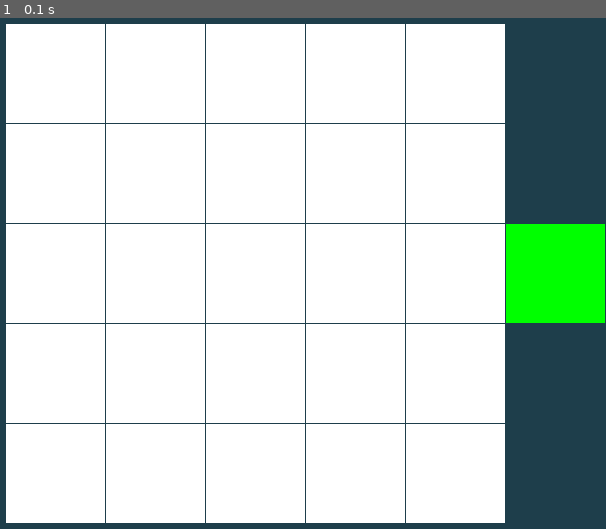
Above: before the commit, frame 1.
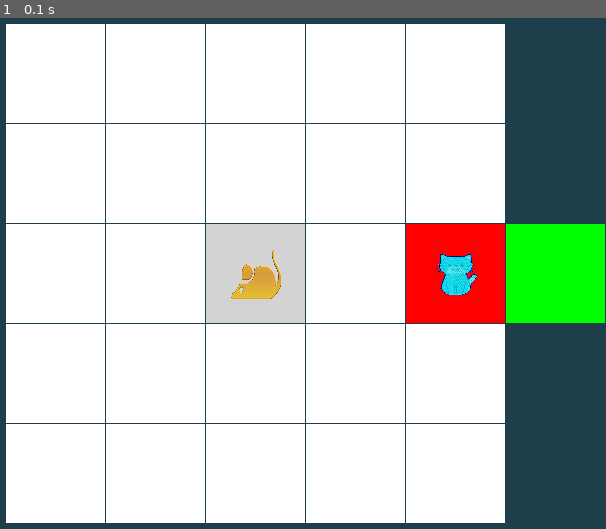
Above: after the commit, the same moment.

Repository: yomna1267/Final-project_2D-game
Game: pygame game, started from Project_pygame_team5.py
Same seed, same stepped clock (60 frames per second), same inputs: the game is played once before the commit and once after it.
Inputs:
- Up to frame 1 (0.1 s): no input

The runs differ from the first frame. In frame 1, 6.3% of the frame differs, in the area x 33-84%, y 40-60%.

Commit message:
Version 2

Diff:
--- a/Final-project.py
+++ /dev/null
@@ -1,47 +0,0 @@
-import pygame
-import random
-import time
-pygame.display.init()
-
-# Variables
-window = pygame.display.set_mode((700, 700))
-blue = (30, 62, 75)
-white = (255, 255, 255)
-green = (0, 255, 0)
-window.fill(blue)
-pygame.draw.rect(window, blue, (0, 0, 100, 100))
-pygame.display.set_caption("Welcome to our first game")
-m = pygame.image.load("mouse.png")
-mouse = pygame.transform.scale(m, (50, 50))
-
-# mouse position
-list_x_mouse = [100, 200, 300, 400, 500]
-list_y_mouse = [100, 200, 300, 400, 500]
-x_mouse = random.choice(list_x_mouse)
-y_mouse = random.choice(list_y_mouse)
-while True:
-    if x_mouse != x_cat and y_mouse != y_cat:
-        break
-    else:
-        x_mouse = random.choice(list_x_mouse)
-        y_mouse = random.choice(list_y_mouse)
-
-# Start Game
-while True:
-    time.sleep(1)
-    for event in pygame.event.get():
-        if event.type == pygame.QUIT:
-            pygame.quit()
-            exit()
-
-    y = 100
-    for repeat in range(5):
-        for x in range(100,600,100):
-                pygame.draw.rect(window, white, [x, y, 99, 99])
-                pygame.display.update()
-        y += 100
-        if x > 600:
-            break
-    pygame.draw.rect(window, green, [600, 300, 99, 99])
-    window.blit(mouse, (x_mouse+25, y_mouse+25))
-    pygame.display.update()
--- a/Project_pygame_team5.py
+++ b/Project_pygame_team5.py
@@ -1,29 +1,63 @@
 import pygame
+import random
+import time
 pygame.display.init()
 
 # Variables
-window = pygame.display.set_mode((700,700))
+window = pygame.display.set_mode((700, 700))
+   #Colours
 blue = (30, 62, 75)
-white = (255,255,255)
+white = (255, 255, 255)
 green = (0, 255, 0)
+red = (255, 0, 0)
+grey = (211, 211, 211)
 window.fill(blue)
 pygame.draw.rect(window, blue, (0, 0, 100, 100))
 pygame.display.update()
+pygame.display.set_caption("Welcome to our first game")
+
+#Load Mouse
+m = pygame.image.load("mouse.png")
+mouse = pygame.transform.scale(m, (50, 50))
+
+# Position Mouse
+list_x_mouse = [100, 200, 300, 400, 500]
+list_y_mouse = [100, 200, 300, 400, 500]
+x_mouse = random.choice(list_x_mouse)
+y_mouse = random.choice(list_y_mouse)
+
+#Load Cat
+cat_img = pygame.image.load("cat.png")
+cat = pygame.transform.scale(cat_img, (50,50))
+
+#Position Cat
+list_x_cat = [100, 200, 300, 400, 500]
+list_y_cat = [100, 200, 300, 400, 500]
+x_cat = random.choice(list_x_cat)
+y_cat = random.choice(list_y_cat)
+
 
 # Start Game
 while True:
+    #Exit
     for event in pygame.event.get():
         if event.type == pygame.QUIT:
             pygame.quit()
             exit()
-
+    #Draw rect
     y = 100
     for repeat in range(5):
-        for x in range(100,600,100):
-                pygame.draw.rect(window,white,[x,y,99,99])
-                pygame.display.update()
+        for x in range(100, 600, 100):
+            pygame.draw.rect(window, white, [x, y, 99, 99])
+            pygame.display.update()
         y += 100
-        if x > 600:
-            break
     pygame.draw.rect(window, green, [600, 300, 99, 99])
     pygame.display.update()
+    # Draw Cat rect
+    pygame.draw.rect(window, red, [x_cat, y_cat, 99, 99])
+    window.blit(cat, (x_cat + 25,y_cat + 25))
+    #Draw Mouse
+    pygame.draw.rect(window, grey, [x_mouse, y_mouse, 99, 99])
+    window.blit(mouse, (x_mouse+25, y_mouse+25))
+    pygame.display.update()
+    time.sleep(1)
Binary file added: cat.png
